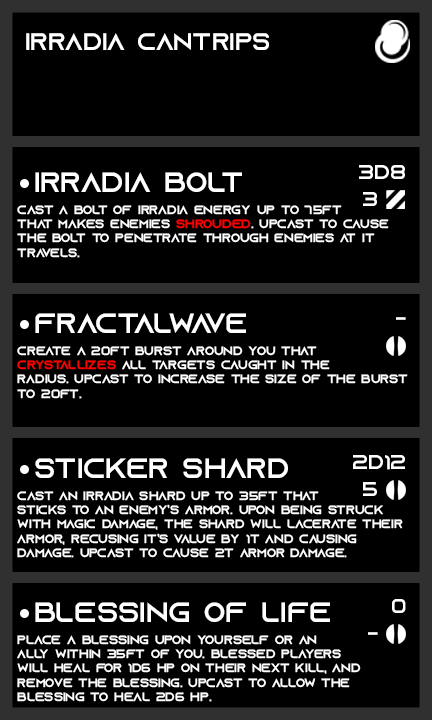
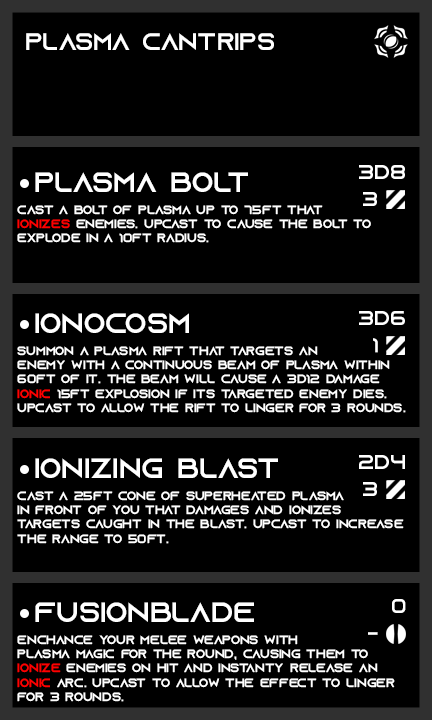
Before/after of a 432x720 layered artwork. What changed in the layer stack:
renamed "irradia cantrips" to "plasma cantrips", painted on it over [29, 33, 274, 50]
showed "plasma", painted on it over [374, 25, 408, 60]
hid "Irridia" over [375, 20, 410, 63]
renamed "cast a bolt of irradia energy up to 75ft that makes enemies shr" to "cast a bolt of plasma up to 75ft that ionizes enemies. upcast t", painted on it over [17, 205, 389, 258]
renamed "irradia bolt" to "plasma bolt", painted on it over [39, 172, 248, 192]
renamed "create a 20ft burst around you that crystallizes all targets ca" to "summon a plasma rift that targets an enemy with a continuous b", painted on it over [17, 346, 408, 413]
renamed "fractalwave" to "ionocosm", painted on it over [35, 313, 246, 333]
showed "Anti Tank" (2nd of 4, in "Level 2" › "Stats copy") over [386, 336, 405, 355]
hid "Standard" (2nd of 4, in "Level 2" › "Stats copy") over [386, 336, 406, 356]
showed "AP" (2nd of 4, in "Level 2" › "Stats copy"), painted on it over [373, 338, 378, 353]
renamed "-" to "3d6", painted on it over [359, 311, 406, 325]
renamed "cast an irradia shard up to 35ft that sticks to an enemy’s arm" to "cast a 25ft cone of superheated plasma in front of you that da", painted on it over [17, 491, 404, 558]
renamed "sticker shard" to "ionizing blast", painted on it over [35, 458, 288, 478]
showed "Anti Tank" (3rd of 4, in "Level 3" › "Stats") over [386, 480, 405, 499]
hid "Standard" (3rd of 4, in "Level 3" › "Stats") over [386, 480, 406, 500]
painted on "AP" (3rd of 4, in "Level 3" › "Stats") over [363, 482, 377, 491]
renamed "2d12" to "2d4", painted on it over [353, 455, 405, 470]
renamed "place a blessing upon yourself or an ally within 35ft of you. b" to "enchance your melee weapons with plasma magic for the round, c", painted on it over [17, 635, 395, 702]
renamed "blessing of life" to "fusionblade", painted on it over [35, 602, 330, 622]
